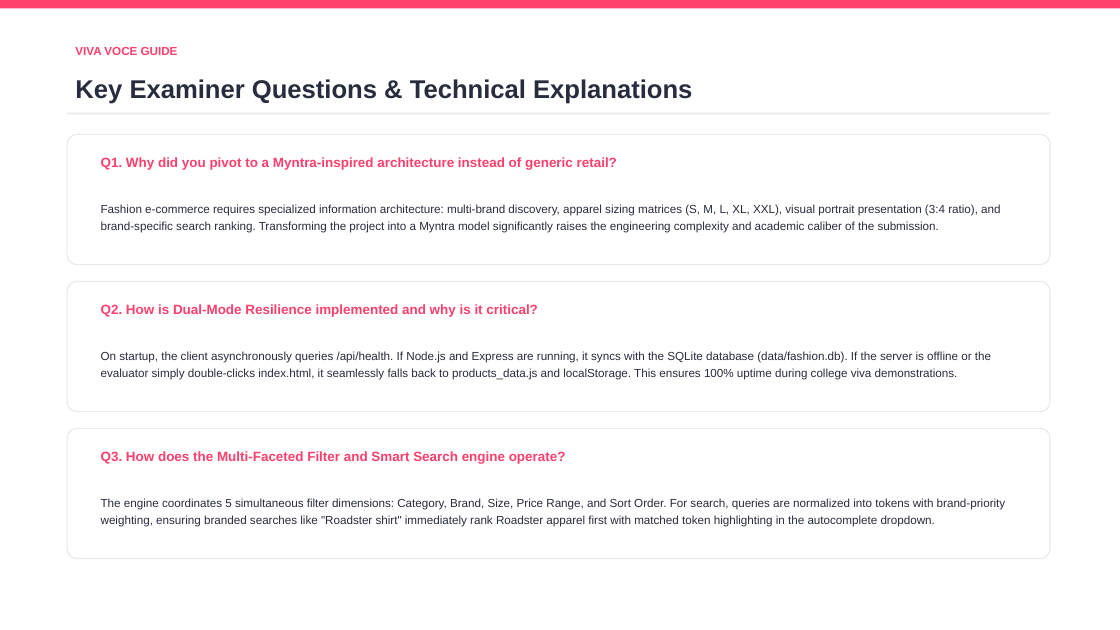
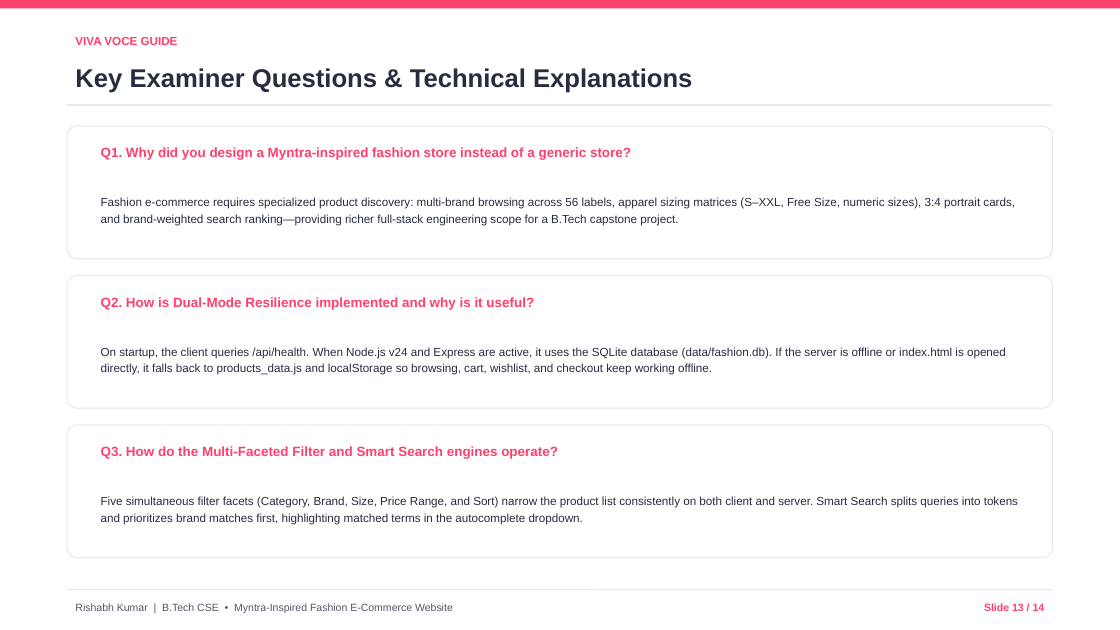
Before and after one commit to krishabh7928-jpg/meesho-clone-, a slide deck: slide 13 of Myntra_Fashion_BTech_Project_Presentation.pptx. Drawn at 1120x630 pixels with LibreOffice and Linux fonts; fonts in the diff are those of the drawing. Boxes give left, top, right and bottom in pixels: in the first picture for what was removed or moved away, otherwise in the second. Text is boxed around its words. In the diff, an @@ line names an element or a change of style, - is before the commit and + after.

Commit message:
Clean up academic README, finalize 14-slide PPTX, and add Viva preparation DOCX

```diff
--- a/Myntra_Fashion_BTech_Project_Presentation.pptx
+++ b/Myntra_Fashion_BTech_Project_Presentation.pptx
@@ text "VIVA VOCE GUIDE": place and size @@
-text "VIVA VOCE GUIDE" at [75, 47, 178, 55]
+text "VIVA VOCE GUIDE" at [75, 37, 178, 45]
@@ text "Key Examiner Questions & Technical ...": place and size @@
-text "Key Examiner Questions & Technical ..." at [75, 79, 692, 104]
+text "Key Examiner Questions & Technical ..." at [75, 68, 692, 93]
@@ line moved from (67, 113) - (1050, 113) to (67, 105) - (1053, 105) @@
@@ rounded rectangle: place and size @@
-rounded rectangle at [67, 281, 1050, 412]
+rounded rectangle at [67, 126, 1053, 259]
@@ text at [101, 147, 631, 160]: text changed @@
-Q1. Why did you pivot to a Myntra-inspired architecture instead of generic retail?
+Q1. Why did you design a Myntra-inspired fashion store instead of a generic store?
@@ text at [101, 197, 1015, 226]: text changed @@
-Fashion e-commerce requires specialized information architecture: multi-brand discovery, apparel sizing matrices (S, M, L, XL, XXL), visual portrait presentation (3:4 ratio), and brand-specific search ranking. Transforming the project into a Myntra model significantly raises the engineering complexity and academic caliber of the submission.
+Fashion e-commerce requires specialized product discovery: multi-brand browsing across 56 labels, apparel sizing matrices (S–XXL, Free Size, numeric sizes), 3:4 portrait cards, and brand-weighted search ranking—providing richer full-stack engineering scope for a B.Tech capstone project.
@@ rounded rectangle: place and size @@
-rounded rectangle at [67, 429, 1050, 559]
+rounded rectangle at [67, 276, 1053, 408]
@@ text at [101, 297, 534, 310]: text changed @@
-Q2. How is Dual-Mode Resilience implemented and why is it critical?
+Q2. How is Dual-Mode Resilience implemented and why is it useful?
@@ text at [101, 347, 1006, 375]: text changed @@
-On startup, the client asynchronously queries /api/health. If Node.js and Express are running, it syncs with the SQLite database (data/fashion.db). If the server is offline or the evaluator simply double-clicks index.html, it seamlessly falls back to products_data.js and localStorage. This ensures 100% uptime during college viva demonstrations.
+On startup, the client queries /api/health. When Node.js v24 and Express are active, it uses the SQLite database (data/fashion.db). If the server is offline or index.html is opened directly, it falls back to products_data.js and localStorage so browsing, cart, wishlist, and checkout keep working offline.
@@ proportions changed in 3 elements at [67, 276, 1053, 408], [67, 126, 1053, 259], [67, 425, 1053, 558] @@
@@ rounded rectangle: place and size @@
-rounded rectangle at [67, 134, 1050, 265]
+rounded rectangle at [67, 425, 1053, 558]
@@ text at [101, 446, 558, 459]: text changed @@
-Q3. How does the Multi-Faceted Filter and Smart Search engine operate?
+Q3. How do the Multi-Faceted Filter and Smart Search engines operate?
@@ text at [101, 496, 1018, 525]: text changed @@
-The engine coordinates 5 simultaneous filter dimensions: Category, Brand, Size, Price Range, and Sort Order. For search, queries are normalized into tokens with brand-priority weighting, ensuring branded searches like "Roadster shirt" immediately rank Roadster apparel first with matched token highlighting in the autocomplete dropdown.
+Five simultaneous filter facets (Category, Brand, Size, Price Range, and Sort) narrow the product list consistently on both client and server. Smart Search splits queries into tokens and prioritizes brand matches first, highlighting matched terms in the autocomplete dropdown.
@@ line added from (67, 590) to (1053, 590), #EAEAEC 1 pt @@
@@ text added at [75, 603, 453, 613], 9 pt, text #535766 @@
+Rishabh Kumar | B.Tech CSE • Myntra-Inspired Fashion E-Commerce Website
@@ text added at [984, 603, 1045, 611], 9 pt, text #FF3F6C, bold @@
+Slide 13 / 14
```
Also in this commit, not shown: 12 other slides changed, 1 slide added, 1 slide removed, 3 other files.
